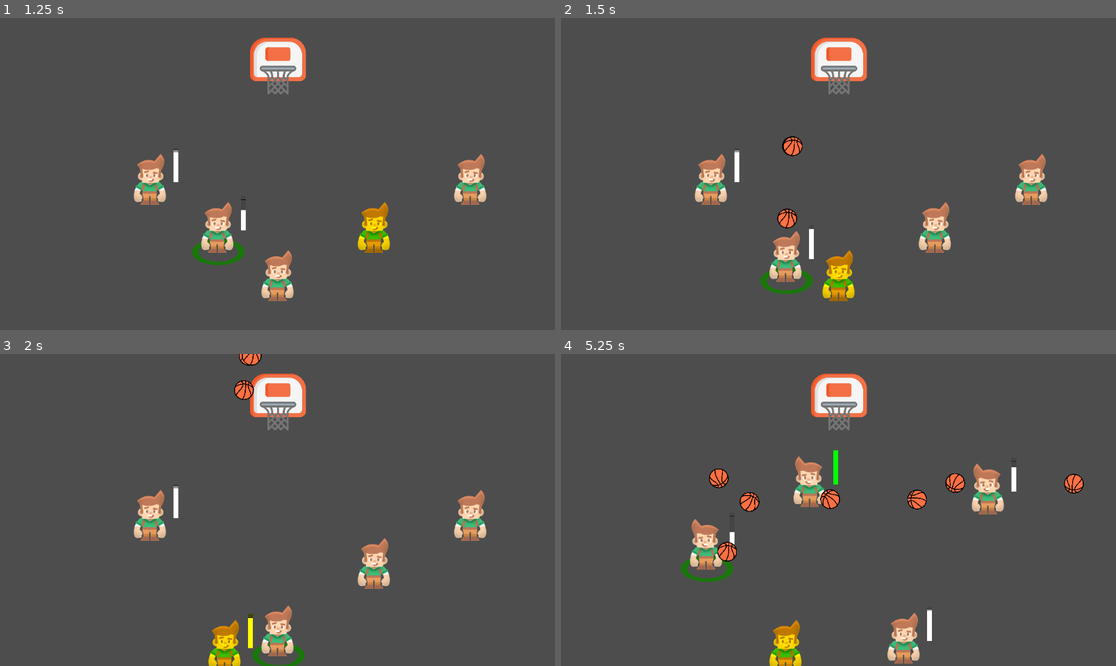
Above: before the commit, frames 1-4 (two rows, left to right).
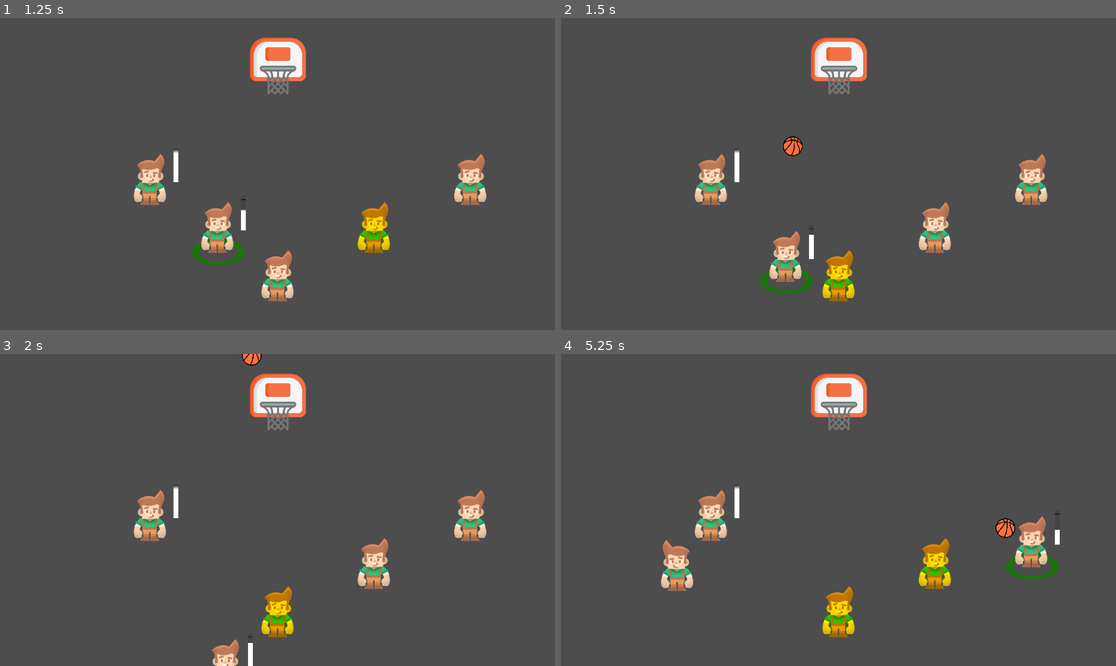
Above: after the commit, the same moments.

Repository: david8zhang/baller-quest-godot
Game: Godot game, scene res://scenes/Main.tscn
The game is run twice, just before and just after one commit, with the same random seed, the same clock (stepped at 60 frames per second) and the same inputs.
Inputs:
- Up to frame 1 (1.25 s): tap Enter at 0.5 s; hold Right (move_right) from 0.53 s (still down); hold F (shoot_ball) from 0.53 s (still down); tap Space (pass) at 0.6 s
- Up to frame 2 (1.5 s): release Right (move_right) at 1.28 s; release F (shoot_ball) at 1.28 s; hold Down (move_down) from 1.28 s (still down); tap F (shoot_ball) at 1.35 s
- Up to frame 3 (2 s): keep holding Down (move_down); tap Space (pass) at 1.55 s
- Up to frame 4 (5.25 s): release Down (move_down) at 2.03 s; hold Right (move_right) 2.03-2.78 s; hold F (shoot_ball) 2.03-2.78 s; tap Space (pass) at 2.1, 3.05, 3.6, 4.55, 5.1 s; hold Up (move_up) 2.78-3.53 s; tap F (shoot_ball) at 2.85, 4.35 s; hold F (shoot_ball) 3.53-4.28 s; hold Left (move_left) 3.53-5.03 s; hold Down (move_down) from 5.03 s (still down); hold F (shoot_ball) from 5.03 s (still down)

Frame 1 is identical in both runs. In frame 2, 0.2% of the frame differs, in the area x 38-46%, y 37-70%; in frame 3, 2.2%; in frame 4, 8.6%, in the area x 18-95%, y 30-100%.

Commit message:
added rebounding

Diff:
--- a/prefab/Ball.tscn
+++ b/prefab/Ball.tscn
@@ -18,6 +18,8 @@
 collision_mask = 10
 mass = 0.01
 physics_material_override = SubResource("PhysicsMaterial_kua0q")
+max_contacts_reported = 1
+contact_monitor = true
 script = ExtResource("1_feubt")
 
 [node name="Sprite2D" type="Sprite2D" parent="."]
--- a/scripts/Ball.gd
+++ b/scripts/Ball.gd
@@ -26,7 +26,7 @@
 
 func _on_player_detector_body_entered(body):
 	var player = body as Player
-	player.receive_pass(self)
+	player.handle_ball_collision(self)
 
 
 # logic for when ball colliders with hoop on makes
@@ -45,3 +45,8 @@
 	var lower_bound = screen_size.y / 2
 	if global_position.x > right_bound || global_position.x < left_bound || global_position.y > lower_bound:
 		queue_free()
+
+
+func _on_body_entered(body):
+	if body.name == "Hoop":
+		player_collider.set_deferred("disabled", false)
--- a/scripts/Player.gd
+++ b/scripts/Player.gd
@@ -13,10 +13,9 @@
 @onready var highlight = $Highlight
 
 @export var ball_scene: PackedScene
-var can_receive_pass
+var can_gain_possession: bool = true
 
 func _ready():
-	can_receive_pass = false
 	screen_size = get_viewport_rect().size
 	highlight.visible = false
 
@@ -74,7 +73,7 @@
 
 
 func enable_pass_receipt():
-	can_receive_pass = true
+	can_gain_possession = true
 
 
 func show_pass_cursor():
@@ -86,26 +85,33 @@
 	ball.position.x = self.global_position.x
 	ball.position.y = self.global_position.y
 	add_sibling(ball)
-	pass_target.can_receive_pass = true
-	ball.player_collider.disabled = false
+	ball.player_collider.set_deferred("disabled", false)
+	pass_target.can_gain_possession = true
+	can_gain_possession = false
 	var tween = create_tween()
 	tween.tween_property(ball, "position", pass_target.global_position, 0.5)
+	tween.finished.connect(on_completed_pass)
 
 
-func receive_pass(ball: Ball):
-	if self.can_receive_pass:
+func on_completed_pass():
+	can_gain_possession = true
+
+
+func handle_ball_collision(ball: Ball):
+	if self.can_gain_possession:
 		self.modulate = Color(1, 1, 1)
-		can_receive_pass = false
+		can_gain_possession = false
 		player_manager.switch_to_player(self)
 		has_ball = true
 		ball.queue_free()
 
 
 func shoot_ball(shot_result: ShotMeter.SHOT_RESULT):
-#	has_ball = false
+	has_ball = false
 	var ball = ball_scene.instantiate() as Ball
 	ball.global_position = self.global_position
 	add_sibling(ball)
+	can_gain_possession = true
 	if shot_result == ShotMeter.SHOT_RESULT.MAKE:
 		print("MAKE!")
 		ball.disable_collision()
